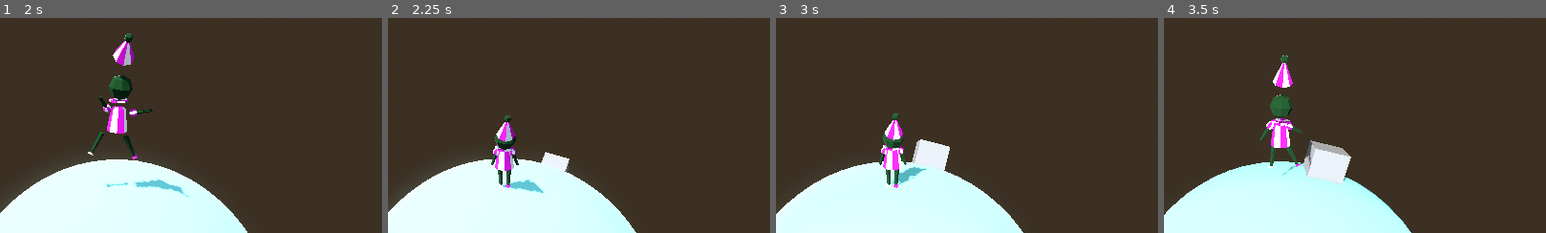
Above: before the commit, frames 1-4 (left to right).
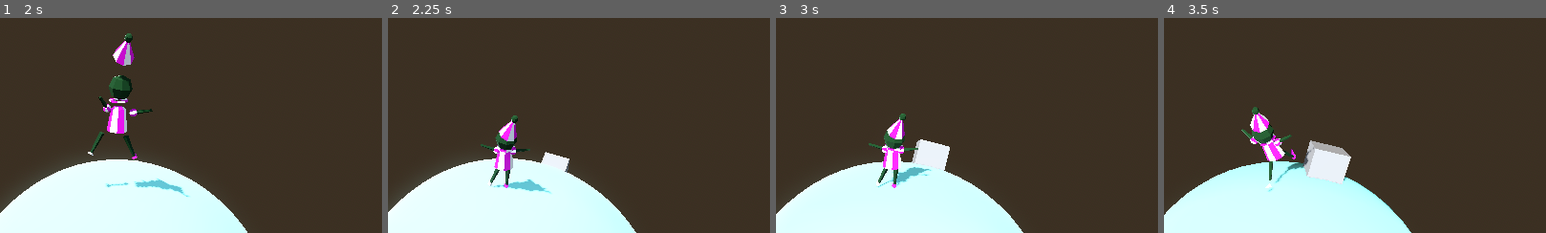
Above: after the commit, the same moments.

Repository: boner-cmd/effective-octo-pancake
Game: Godot game, scene res://Scenes/TitleScreen.tscn
The game is run twice, just before and just after one commit, with the same random seed, the same clock (stepped at 60 frames per second) and the same inputs. The engine's default icon, where the game draws it, is replaced by a stand-in: a white triangle on a blue panel in a dark square.
Inputs (mouse positions are % of the whole screen's width and height, from its top left):
- Up to frame 1 (2 s): click (11, 42) at 0.5 s; tap F (advance_dialogue) at 1.25 s; move the mouse to (55, 50) at 1.27 s; hold W (up) from 1.28 s (still down); hold F (advance_dialogue) from 1.28 s (still down); tap Space (jump) at 1.52 s
- Up to frame 2 (2.25 s): keep holding W (up); move the mouse to (45, 50) at 2.02 s; release F (advance_dialogue) at 2.03 s; click (45, 50) at 2.1 s
- Up to frame 3 (3 s): keep holding W (up); tap Space (jump) at 2.27 s; move the mouse to (52, 48) at 2.77 s; hold F (advance_dialogue) from 2.78 s (still down)
- Up to frame 4 (3.5 s): keep holding W (up); keep holding F (advance_dialogue)
The pictures show only the part of the screen within x 35-85%, y 13-63%; the shares and areas given below are measured in that part.

Frame 1 is identical in both runs. In frame 2, 1.1% of the frame differs, in the area x 24-43%, y 45-82%; in frame 3, 1.1%; in frame 4, 3.1%, in the area x 20-40%, y 17-81%.

Commit message:
starting refactor to have children send signals to parents instead of node referencing up the tree or to siblings

Diff:
--- a/Scenes/MainScene.tscn
+++ b/Scenes/MainScene.tscn
@@ -12,13 +12,13 @@
 [node name="MainScene" type="Node3D" unique_id=1858530210]
 script = ExtResource("1_7rqgy")
 
-[node name="MapUI" parent="." unique_id=1506166126 instance=ExtResource("2_tr2i4")]
-visible = false
-
 [node name="PlayerCharacter" parent="." unique_id=700328766 node_paths=PackedStringArray("planet") instance=ExtResource("1_hpc76")]
 transform = Transform3D(1, 0, 0, 0, 1, 0, 0, 0, 1, 0, 5.645, 0)
 collision_mask = 6
 planet = NodePath("../DefaultLoadingPlanet")
+
+[node name="MapUI" parent="." unique_id=1506166126 instance=ExtResource("2_tr2i4")]
+visible = false
 
 [node name="DefaultLoadingPlanet" type="StaticBody3D" parent="." unique_id=7469528]
 collision_layer = 2
@@ -29,3 +29,6 @@
 [node name="PlanetTemplate" parent="DefaultLoadingPlanet" unique_id=731662202 instance=ExtResource("3_nhkr4")]
 
 [node name="InteractionAreaTemplate" parent="DefaultLoadingPlanet" unique_id=1441746603 instance=ExtResource("4_7rqgy")]
+
+[connection signal="ui_closed" from="MapUI" to="." method="_on_map_ui_ui_closed"]
+[connection signal="ui_opened" from="MapUI" to="." method="_on_map_ui_ui_opened"]
--- a/Scenes/main_scene.gd
+++ b/Scenes/main_scene.gd
@@ -8,3 +8,13 @@
 # Called every frame. 'delta' is the elapsed time since the previous frame.
 func _process(delta: float) -> void:
 	pass
+
+
+func _on_map_ui_ui_closed() -> void:
+	$"PlayerCharacter".movement_frozen = false
+	Input.mouse_mode = Input.MOUSE_MODE_CAPTURED
+
+
+func _on_map_ui_ui_opened() -> void:
+	$"PlayerCharacter".movement_frozen = true
+	Input.mouse_mode = Input.MOUSE_MODE_VISIBLE
--- a/Scenes/map_ui.gd
+++ b/Scenes/map_ui.gd
@@ -1,6 +1,4 @@
 extends MarginContainer
-
-@onready var player_character: CharacterBody3D = $"../PlayerCharacter"
 
 var selected_planet_id : String
 var current_scene : Node3D
@@ -51,9 +49,10 @@
 
 func _on_visibility_changed() -> void:
 	if is_visible_in_tree():
-		player_character.movement_frozen = true
-		Input.mouse_mode = Input.MOUSE_MODE_VISIBLE
+		ui_opened.emit()
 	else:
-		if player_character:
-			player_character.movement_frozen = false
-			Input.mouse_mode = Input.MOUSE_MODE_CAPTURED
+		ui_closed.emit()
+
+signal ui_opened()
+
+signal ui_closed()
